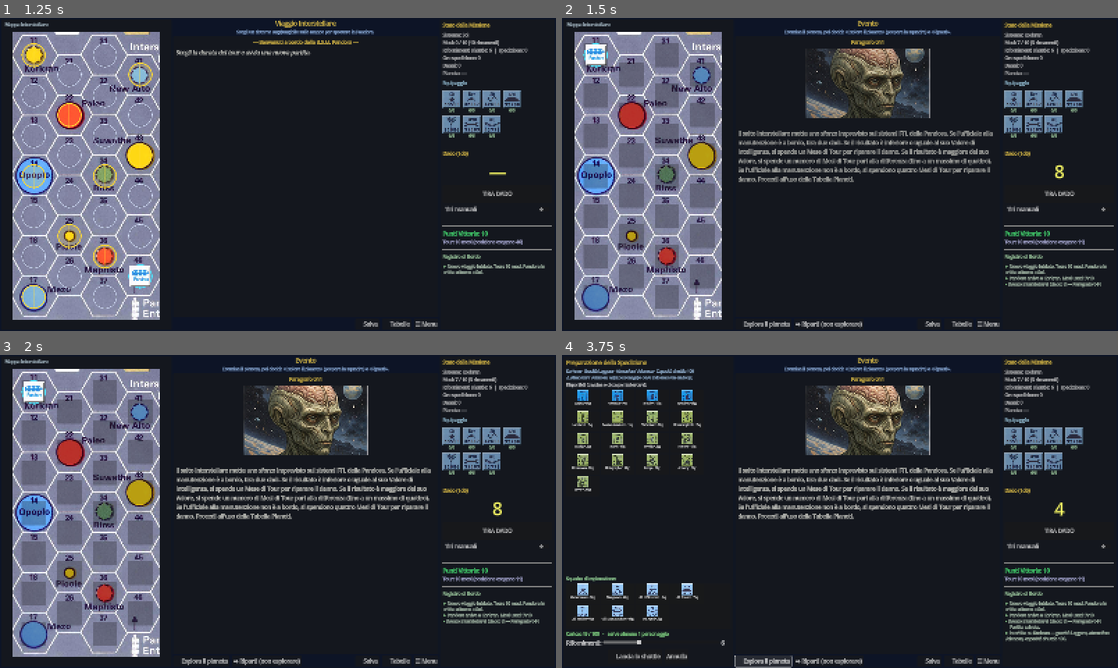
Above: before the commit, frames 1-4 (two rows, left to right).
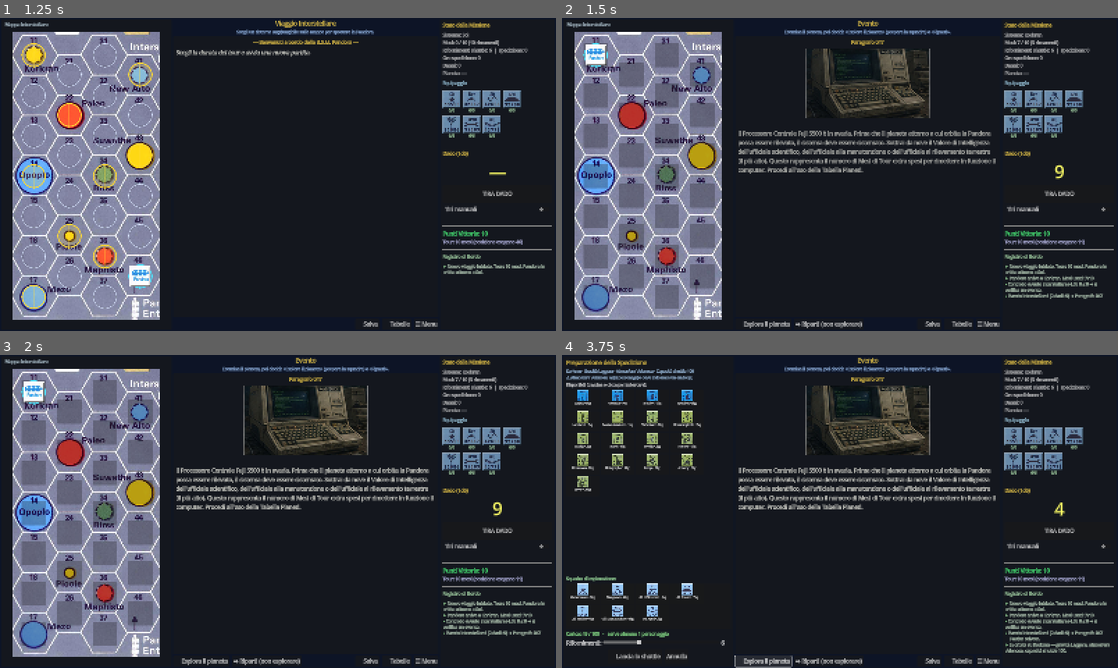
Above: after the commit, the same moments.

Repository: Tannoiser2/voyage-of-BSM-Pandora
Game: Godot game, scene res://scenes/Main.tscn
The game is run twice, just before and just after one commit, with the same random seed, the same clock (stepped at 60 frames per second) and the same inputs.
Inputs (mouse positions are in pixels of both pictures, inside the frame that each line leads up to):
- Up to frame 1 (1.25 s): click "10 Mesi" at 0.5 s
- Up to frame 2 (1.5 s): click (595, 55) at 1.25 s
- Up to frame 3 (2 s): no input
- Up to frame 4 (3.75 s): click "💾 Salva" at 2 s; click "TIRA DADO" at 2.75 s; click "🛬 Esplora il pianeta" at 3.5 s

Frame 1 is identical in both runs. In frame 2, 6.3% of the frame differs, in the area x 31-98%, y 7-90%; in frame 3, 6.7%; in frame 4, 7.1%, in the area x 31-99%, y 7-96%.

Commit message:
Eventi interstellari: gate di occorrenza secondo la Procedura 4.0
Prima l'evento partiva ad ogni arrivo (appariva sempre). Ora, come da
regolamento originale (sez. 4.0, Procedura), all'arrivo si tirano due dadi:
se il risultato e' <= agli esagoni percorsi contando l'esagono di origine
(cost+1) si verifica un Evento Interstellare e si tira sulla Tabella 4.2;
altrimenti niente evento e si passa direttamente alla Tabella Pianeti.
Aggiunto pending_event_threshold (con salvataggio/caricamento) e gestione
del doppio tiro a due dadi anche in modalita' dadi manuali.

Diff:
--- a/godot/scripts/GameScreen.gd
+++ b/godot/scripts/GameScreen.gd
@@ -1712,14 +1712,18 @@
 	_set_dice_result(value)
 
 func _on_roll_dice() -> void:
-	# L'evento interstellare (4.2) usa due dadi (2-12); gli altri tiri un dado solo.
-	var two_dice := GameState.awaiting_die_roll and GameState.pending_die_purpose == "interstellar_event"
+	# Il controllo (4.0) e l'evento (4.2) interstellari usano DUE dadi (2-12);
+	# gli altri tiri usano un dado solo.
+	var p: String = GameState.pending_die_purpose
+	var two_dice := GameState.awaiting_die_roll and (p == "interstellar_event" or p == "interstellar_check")
 	var die := (randi_range(1, 6) + randi_range(1, 6)) if two_dice else randi_range(1, 6)
 	_set_dice_result(die)
 
 	if GameState.awaiting_die_roll:
 		GameState.awaiting_die_roll = false
 		match GameState.pending_die_purpose:
+			"interstellar_check":
+				GameState.resolve_interstellar_check(die)
 			"interstellar_event":
 				GameState.resolve_interstellar_event(die)
 			"landing":
--- a/godot/scripts/GameState.gd
+++ b/godot/scripts/GameState.gd
@@ -146,6 +146,7 @@
 		"pandora_hex": pandora_hex, "current_system": current_system, "current_planet": current_planet,
 		"current_phase": int(current_phase), "current_paragraph": current_paragraph,
 		"awaiting_die_roll": awaiting_die_roll, "pending_die_purpose": pending_die_purpose,
+		"pending_event_threshold": pending_event_threshold,
 		"manual_dice": manual_dice,
 		"crew": crew, "visited_systems": visited_systems, "log_entries": log_entries,
 		"vp_ledger": vp_ledger,
@@ -203,6 +204,7 @@
 	current_paragraph = int(d.get("current_paragraph", 0))
 	awaiting_die_roll = bool(d.get("awaiting_die_roll", false))
 	pending_die_purpose = str(d.get("pending_die_purpose", ""))
+	pending_event_threshold = int(d.get("pending_event_threshold", 0))
 	manual_dice = bool(d.get("manual_dice", false))
 	var cr: Variant = d.get("crew", {})
 	if typeof(cr) == TYPE_DICTIONARY:
@@ -291,7 +293,36 @@
 	if sys_name != "":
 		current_system = sys_name
 		add_log("Pandora arriva a %s. Mesi usati: %d/%d." % [sys_name, tour_months_used, tour_length])
-		# Evento interstellare (4.2): tiro di DUE dadi (2-12), manuale o automatico.
+		# Determinazione dell'evento (4.0, Procedura): si tirano DUE dadi; se il
+		# risultato è <= agli esagoni percorsi contando l'origine (cioè cost+1)
+		# si verifica un Evento Interstellare, altrimenti si va alla Tabella Pianeti.
+		pending_event_threshold = cost + 1
+		if manual_dice:
+			pending_die_purpose = "interstellar_check"
+			awaiting_die_roll = true
+			message_posted.emit("Tira due dadi per verificare se avviene un evento interstellare (regola 4.0).")
+		else:
+			var d := randi_range(1, 6) + randi_range(1, 6)
+			die_rolled.emit(d, "interstellar_check")
+			resolve_interstellar_check(d)
+	else:
+		current_system = ""
+		add_log("Pandora si muove all'esagono %d. Mesi usati: %d/%d." % [hex_id, tour_months_used, tour_length])
+
+	state_updated.emit()
+
+	# Check if tour is over
+	if months_remaining() <= 0:
+		_end_tour()
+
+# Soglia (cost+1) per la determinazione dell'evento interstellare (4.0).
+var pending_event_threshold: int = 0
+
+# Determinazione 4.0: due dadi <= esagoni percorsi (origine inclusa) -> evento.
+func resolve_interstellar_check(die: int) -> void:
+	if die <= pending_event_threshold:
+		add_log("Controllo evento interstellare (4.0): %d ≤ %d → si verifica un evento." % [die, pending_event_threshold])
+		# L'evento è determinato dalla Tabella 4.2 con un secondo tiro di due dadi.
 		if manual_dice:
 			pending_die_purpose = "interstellar_event"
 			awaiting_die_roll = true
@@ -301,22 +332,19 @@
 			die_rolled.emit(d, "interstellar_event")
 			resolve_interstellar_event(d)
 	else:
-		current_system = ""
-		add_log("Pandora si muove all'esagono %d. Mesi usati: %d/%d." % [hex_id, tour_months_used, tour_length])
-
-	state_updated.emit()
-
-	# Check if tour is over
-	if months_remaining() <= 0:
-		_end_tour()
+		add_log("Controllo evento interstellare (4.0): %d > %d → nessun evento, si va in orbita." % [die, pending_event_threshold])
+		if current_system != "" and current_system != "Sol":
+			enter_orbit()
 
 func resolve_interstellar_event(die: int) -> void:
 	var para := GameData.get_interstellar_event_para(die)
 	if para > 0:
-		add_log("Evento interstellare! (dado: %d) → Paragrafo %03d" % [die, para])
+		add_log("Evento interstellare! (2 dadi: %d) → Paragrafo %03d" % [die, para])
 		show_paragraph(para)
 	else:
-		add_log("Nessun evento interstellare (dado: %d)." % die)
+		# Con la Tabella 4.2 corretta (2-12) ogni risultato ha un paragrafo;
+		# questo ramo è una salvaguardia: in assenza di voce si va in orbita.
+		add_log("Nessuna voce in Tabella Eventi per il risultato %d." % die)
 		if current_system != "" and current_system != "Sol":
 			enter_orbit()
 
